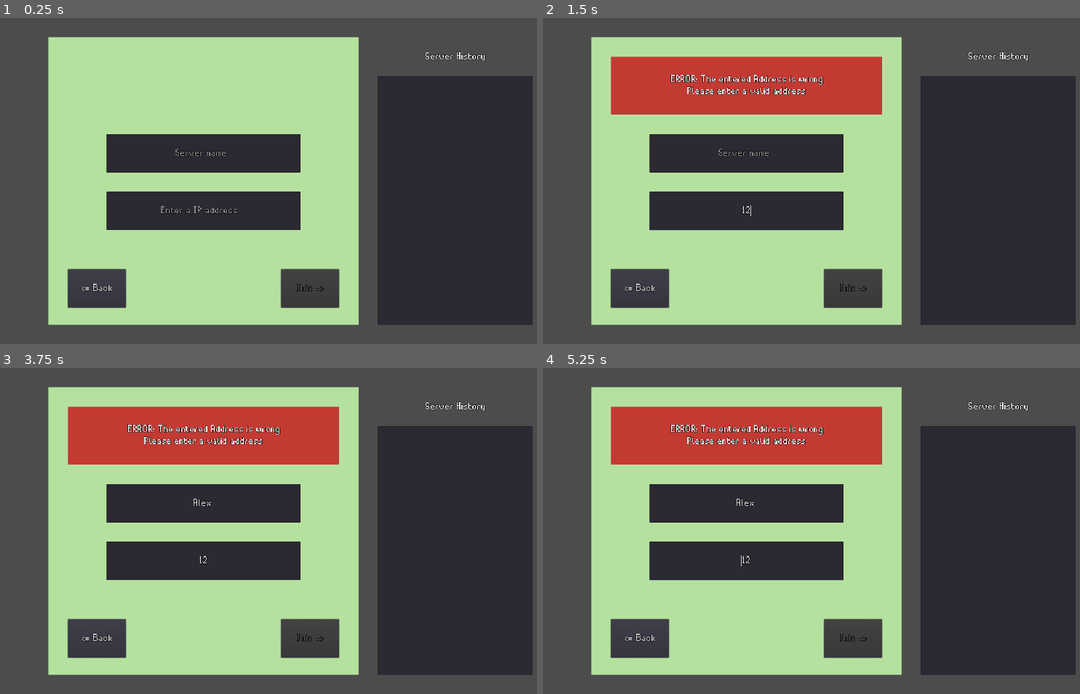
Above: before the commit, frames 1-4 (two rows, left to right).
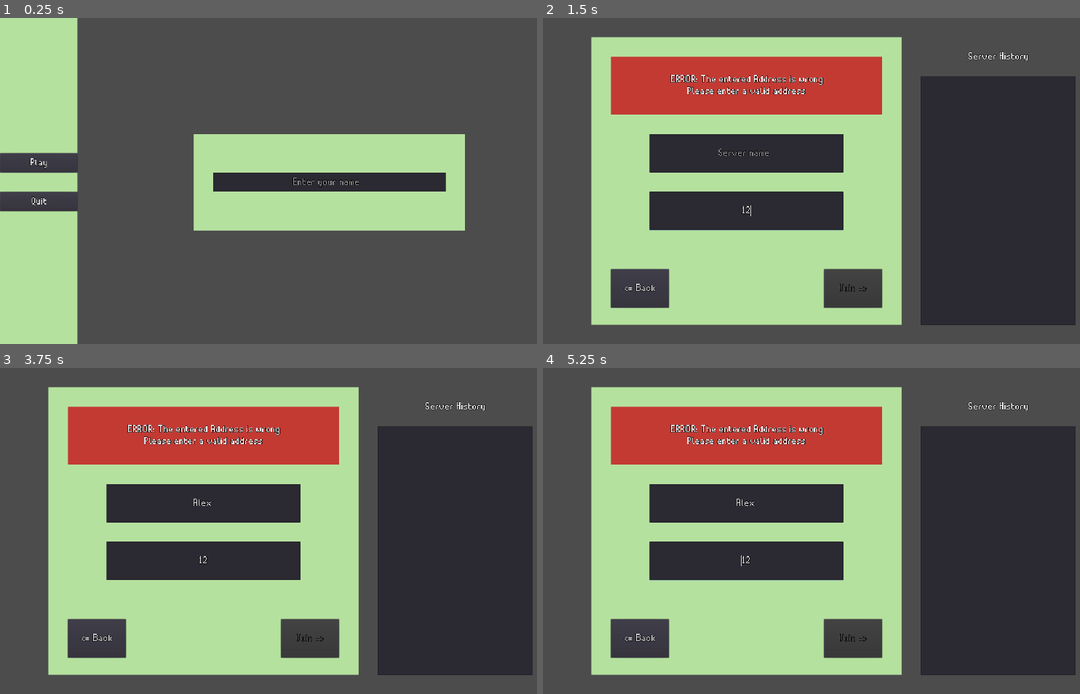
Above: after the commit, the same moments.

Repository: YoAMIOT/Boattle
Game: Godot game, scene res://scenes/UI/MainMenu.tscn
Two runs of this game, one before a commit and one after it. Both use one fixed random seed, a clock stepped at 60 frames per second and the inputs below.
Inputs (mouse positions are in pixels of both pictures, inside the frame that each line leads up to):
- Up to frame 1 (0.25 s): no input
- Up to frame 2 (1.5 s): click (580, 161) at 0.5 s, where only the run after the commit has a clickable "Play"; click (747, 210) at 1.27 s; type "12" at 1.35 s
- Up to frame 3 (3.75 s): click (204, 501) at 1.5 s; type "Alex" at 1.58 s; click "<= Back" at 2 s; click (327, 531) at 2.77 s; type "Alex" at 2.85 s; click "Play" at 3.5 s
- Up to frame 4 (5.25 s): tap Enter at 4.25 s; move the mouse to (961, 514) at 4.27 s; click (961, 514) at 4.35 s; tap Space at 5 s; move the mouse to (714, 547) at 5.02 s; click (714, 547) at 5.1 s

The runs differ from the first frame. In frame 1, 73% of the frame differs, in the area x 0-100%, y 0-100%; in frame 2, less than 0.1%; in frame 3, less than 0.1%; in frame 4, less than 0.1%.

Commit message:
Player can now cancel connecting to a server

Diff:
--- a/Boattle/scenes/UI/MainMenu.tscn
+++ b/Boattle/scenes/UI/MainMenu.tscn
@@ -28,7 +28,6 @@
 }
 
 [node name="Menu" type="Control" parent="."]
-visible = false
 anchor_right = 1.0
 anchor_bottom = 1.0
 __meta__ = {
@@ -90,6 +89,7 @@
 }
 
 [node name="ServerMenu" type="Control" parent="."]
+visible = false
 anchor_right = 1.0
 anchor_bottom = 1.0
 __meta__ = {
@@ -224,9 +224,9 @@
 anchor_right = 1.0
 anchor_bottom = 1.0
 margin_left = 1248.0
-margin_top = 192.0
+margin_top = 193.0
 margin_right = -160.0
-margin_bottom = -64.0
+margin_bottom = -63.0
 custom_fonts/font = ExtResource( 1 )
 __meta__ = {
 "_edit_use_anchors_": false
@@ -296,7 +296,7 @@
 position = Vector2( 960, 576 )
 scale = Vector2( 85.3333, 85.3333 )
 frames = SubResource( 1 )
-frame = 3
+frame = 4
 playing = true
 
 [node name="SuccessTimer" type="Timer" parent="Connecting"]
@@ -310,6 +310,19 @@
 [node name="TimeOutTimer" type="Timer" parent="Connecting"]
 wait_time = 30.0
 one_shot = true
+
+[node name="CancelButton" type="Button" parent="Connecting"]
+anchor_right = 1.0
+anchor_bottom = 1.0
+margin_left = 864.0
+margin_top = 752.0
+margin_right = -864.0
+margin_bottom = -200.0
+custom_fonts/font = ExtResource( 1 )
+text = "Cancel"
+__meta__ = {
+"_edit_use_anchors_": false
+}
 
 [connection signal="text_changed" from="Menu/PlayerName" to="." method="_on_PlayerName_text_changed"]
 [connection signal="pressed" from="Menu/PlayButton" to="." method="_on_PlayButton_pressed"]
@@ -322,3 +335,4 @@
 [connection signal="timeout" from="Connecting/SuccessTimer" to="." method="_on_SuccessTimer_timeout"]
 [connection signal="timeout" from="Connecting/FailureTimer" to="." method="_on_FailureTimer_timeout"]
 [connection signal="timeout" from="Connecting/TimeOutTimer" to="." method="_on_TimeOutTimer_timeout"]
+[connection signal="pressed" from="Connecting/CancelButton" to="." method="_on_CancelButton_pressed"]
--- a/Boattle/scripts/MainMenu.gd
+++ b/Boattle/scripts/MainMenu.gd
@@ -26,6 +26,9 @@
 	get_node("ServerMenu").visible = false;
 	get_node("Menu").visible = true;
 
+func _on_CancelButton_pressed():
+	_on_FailureTimer_timeout()
+
 
 
 func _on_JoinButton_pressed():
@@ -48,12 +51,14 @@
 func onConnectionFailed():
 	get_node("Connecting/ConnectingLabel").visible = false;
 	get_node("Connecting/LoadingAnim").visible = false;
+	get_node("Connecting/CancelButton").visible = false;
 	get_node("Connecting/ConnectionFailedLabel").visible = true;
 	get_node("Connecting/FailureTimer").start();
 
 func onConnectionSuccess():
 	get_node("Connecting/ConnectingLabel").visible = false;
 	get_node("Connecting/LoadingAnim").visible = false;
+	get_node("Connecting/CancelButton").visible = false;
 	get_node("Connecting/ConnectedLabel").visible = true;
 	connectionSuccess = true;
 	get_node("Connecting/SuccessTimer").start();
@@ -63,11 +68,13 @@
 		get_node("Connecting/ConnectingLabel").visible = false;
 		get_node("Connecting/LoadingAnim").visible = false;
 		get_node("Connecting/ConnectionFailedLabel").visible = true;
+		get_node("Connecting/CancelButton").visible = false;
 		get_node("Connecting/FailureTimer").start();
 
 func _on_FailureTimer_timeout():
 	get_node("Connecting/ConnectingLabel").visible = true;
 	get_node("Connecting/LoadingAnim").visible = true;
+	get_node("Connecting/CancelButton").visible = true;
 	get_node("Connecting/ConnectedLabel").visible = false;
 	get_node("Connecting/ConnectionFailedLabel").visible = false;
 	get_node("Connecting").visible = false;
@@ -128,3 +135,4 @@
 	var selectedServer : String = get_node("ServerMenu/ServerList").get_item_text(index);
 	get_node("ServerMenu/ServerName").text = selectedServer;
 	get_node("ServerMenu/IpAddress").text= DataManager.ipDictionnary.get(selectedServer);
+	manageJoinButtonDisability();
Not shown, removed: Boattle/.mono/metadata/ide_messaging_meta.txt
